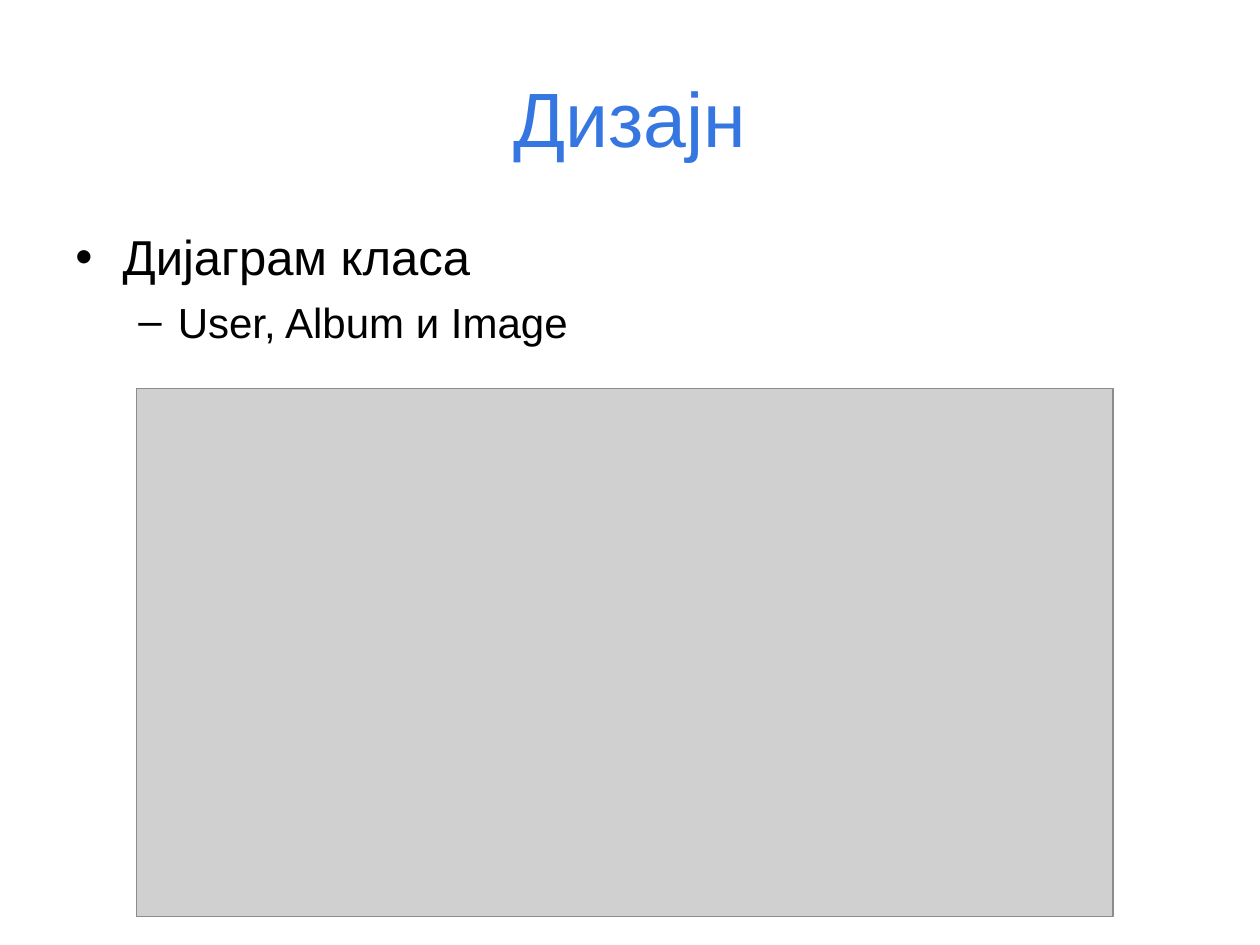
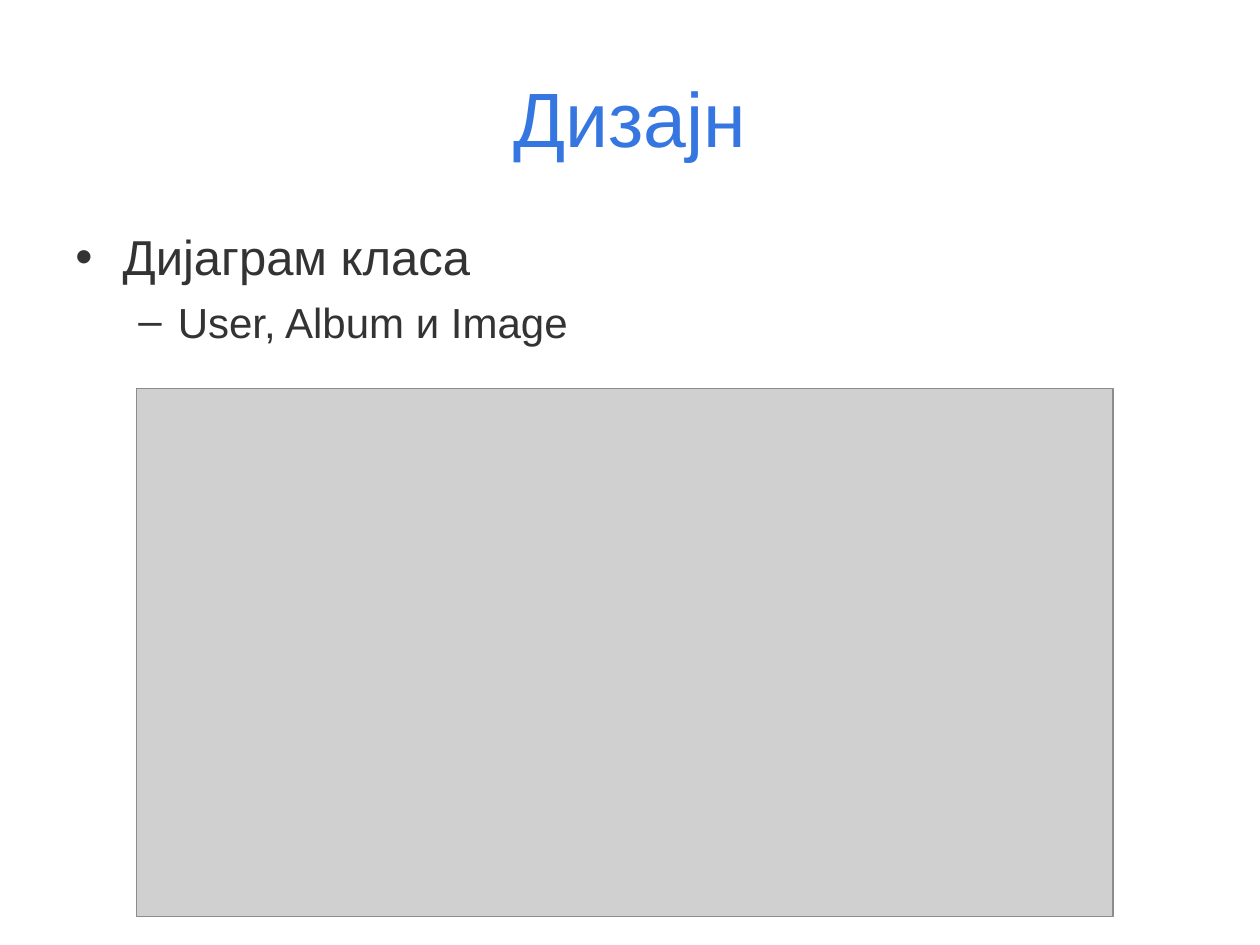
Before and after one commit to daleksic/master, a slide deck: slide 17 of prezentacija/Master rad-Dusko Aleksic.ppt. Drawn at 1260x945 pixels with LibreOffice and Linux fonts; fonts in the diff are those of the drawing; grey boxes stand for pictures. Boxes give left, top, right and bottom in pixels: in the first picture for what was removed or moved away, otherwise in the second. Text is boxed around its words. In the diff, an @@ line names an element or a change of style, - is before the commit and + after.

```diff
--- a/prezentacija/Master rad-Dusko Aleksic.ppt
+++ b/prezentacija/Master rad-Dusko Aleksic.ppt
@@ text "Дијаграм класа" at bbox=[123, 239, 568, 346]: text colour #000000 to #333333; bullet colour #000000 to #333333 @@
```
Also in this commit, not shown: 2 other slides changed, 16 slides added, 1 slide removed.
